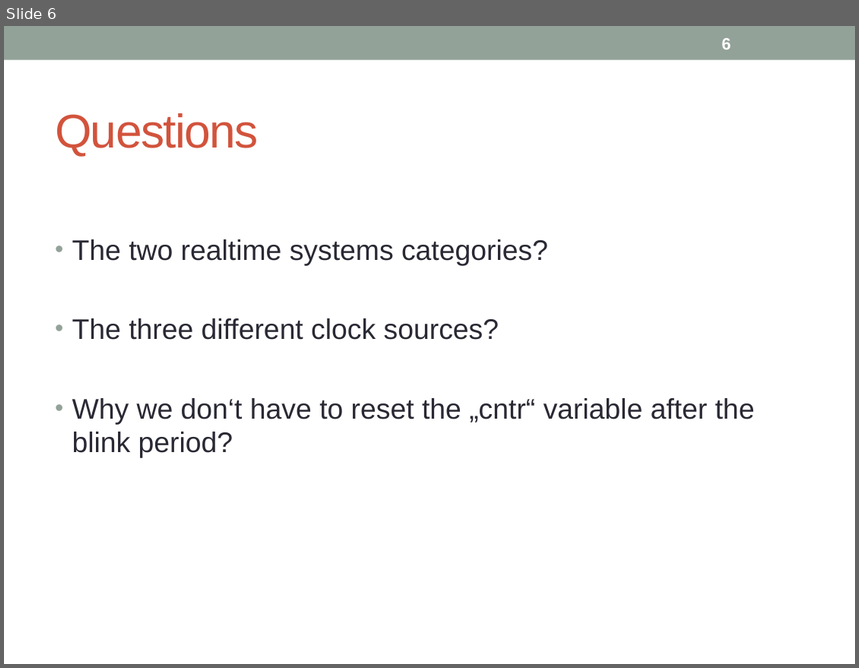
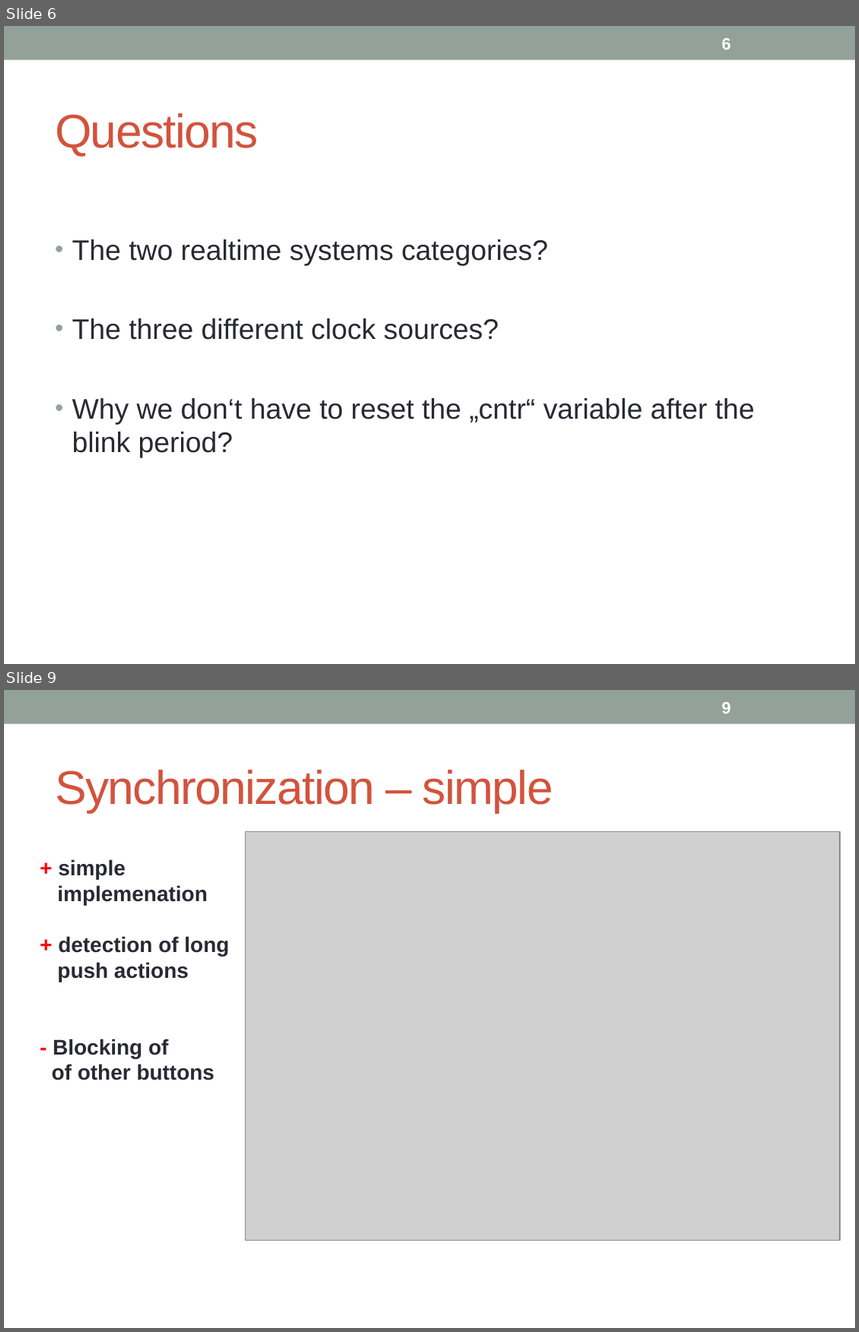
Before and after one commit to FlorianOechslin/Dicke-Controller-Kartoffelsalat, a slide deck: SW04_Monday.pptx. Shown one above the other, each under a label of ours: slide 6 before the commit, slides 6 and 9 after it; the slides between them are not shown. The pictures are 859x668 and 859x1332 pixels, drawn with LibreOffice and Linux fonts; fonts in the diff are those of the drawing; grey boxes stand for pictures. Boxes give left, top, right and bottom in pixels: in the first picture for what was removed or moved away, otherwise in the second. Text is boxed around its words. In the diff, an @@ line names an element or a change of style, - is before the commit and + after.

```diff
--- a/SW04_Monday.pptx
+++ b/SW04_Monday.pptx
@@ slide 9 added at <box>4,690,855,1328</box>, background #FFFFFF; not listed: 1 template element that a slide beside it also shows @@
@@ page number added at <box>722,702,731,714</box>, 14 pt, text #FFFFFF, bold @@
+9
@@ title added at <box>55,770,553,813</box>, 40 pt, text #D2533C @@
+Synchronization – simple
@@ picture added at <box>246,832,840,1241</box> @@
@@ text added at <box>52,859,229,1081</box>, 18 pt, text #292934, bold @@
++ simple
+implemenation
++ detection of long
+push actions
+- Blocking of
+of other buttons
```
Also in this commit, not shown: 3 slides changed, 3 other slides added, 2 slides removed.
